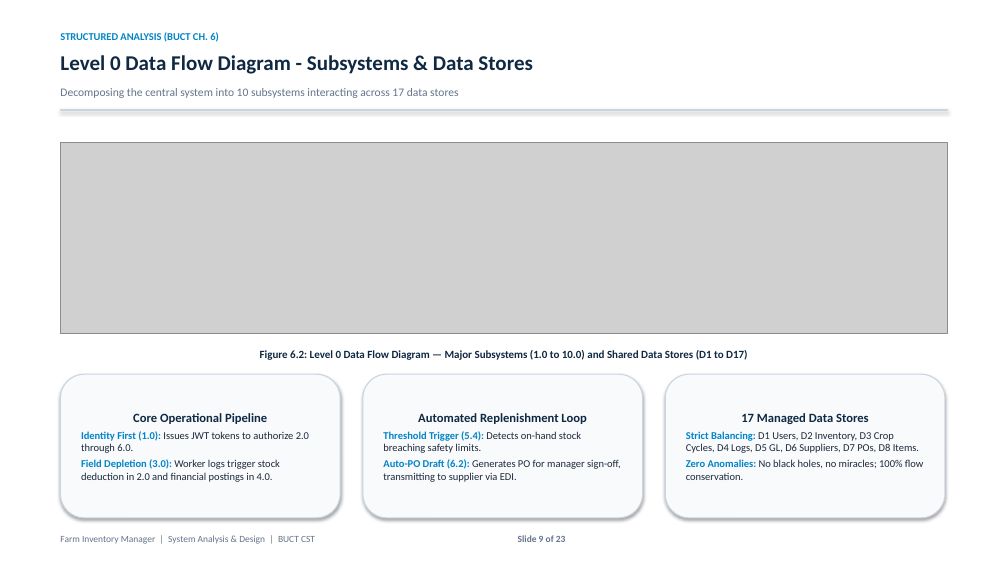
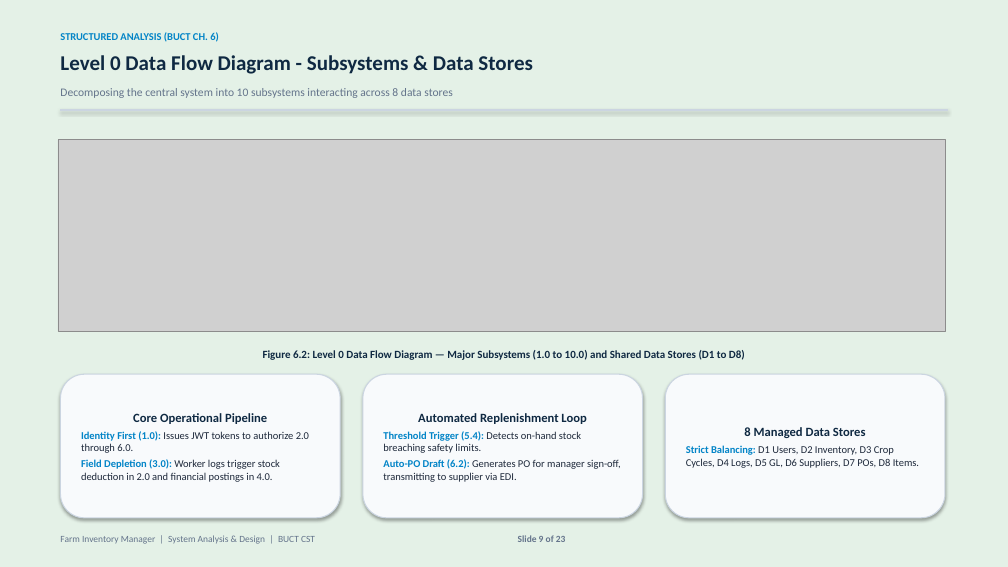
Before and after one commit to frhetto/Farm-Inventory-Manager, a slide deck: slide 9 of Farm_Inventory_Manager_Presentation.pptx. Drawn at 1008x567 pixels with LibreOffice and Linux fonts; fonts in the diff are those of the drawing; grey boxes stand for pictures. Boxes give left, top, right and bottom in pixels: in the first picture for what was removed or moved away, otherwise in the second. Text is boxed around its words. In the diff, an @@ line names an element or a change of style, - is before the commit and + after.

```diff
--- a/Farm_Inventory_Manager_Presentation.pptx
+++ b/Farm_Inventory_Manager_Presentation.pptx
@@ rectangle added at [0, 0, 14, 567], fill #1B5E4B @@
@@ rectangle added at [0, 0, 1008, 567], fill #E4F1E7 @@
@@ rectangle added at [14, 0, 1008, 11], fill #78A843 @@
@@ text at [60, 88, 452, 98]: text changed @@
-Decomposing the central system into 10 subsystems interacting across 17 data stores
+Decomposing the central system into 10 subsystems interacting across 8 data stores
@@ text at [263, 350, 745, 360]: text changed @@
-Figure 6.2: Level 0 Data Flow Diagram — Major Subsystems (1.0 to 10.0) and Shared Data Stores (D1 to D17)
+Figure 6.2: Level 0 Data Flow Diagram — Major Subsystems (1.0 to 10.0) and Shared Data Stores (D1 to D8)
@@ text in rounded rectangle at [744, 427, 866, 438]: text changed @@
-17 Managed Data Stores
+8 Managed Data Stores
@@ text in rounded rectangle at [686, 459, 924, 480]: paragraph removed @@
-Zero Anomalies: No black holes, no miracles; 100% flow conservation.
```
Also in this commit, not shown: 21 other slides changed, 13 other files.
